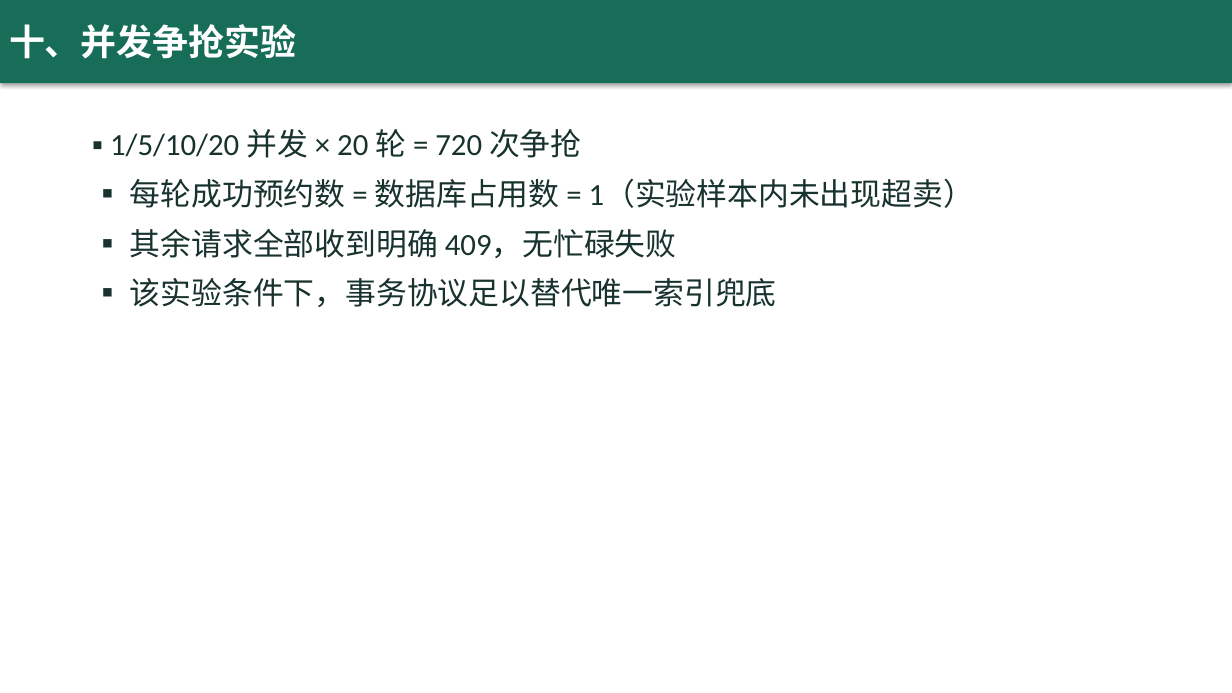
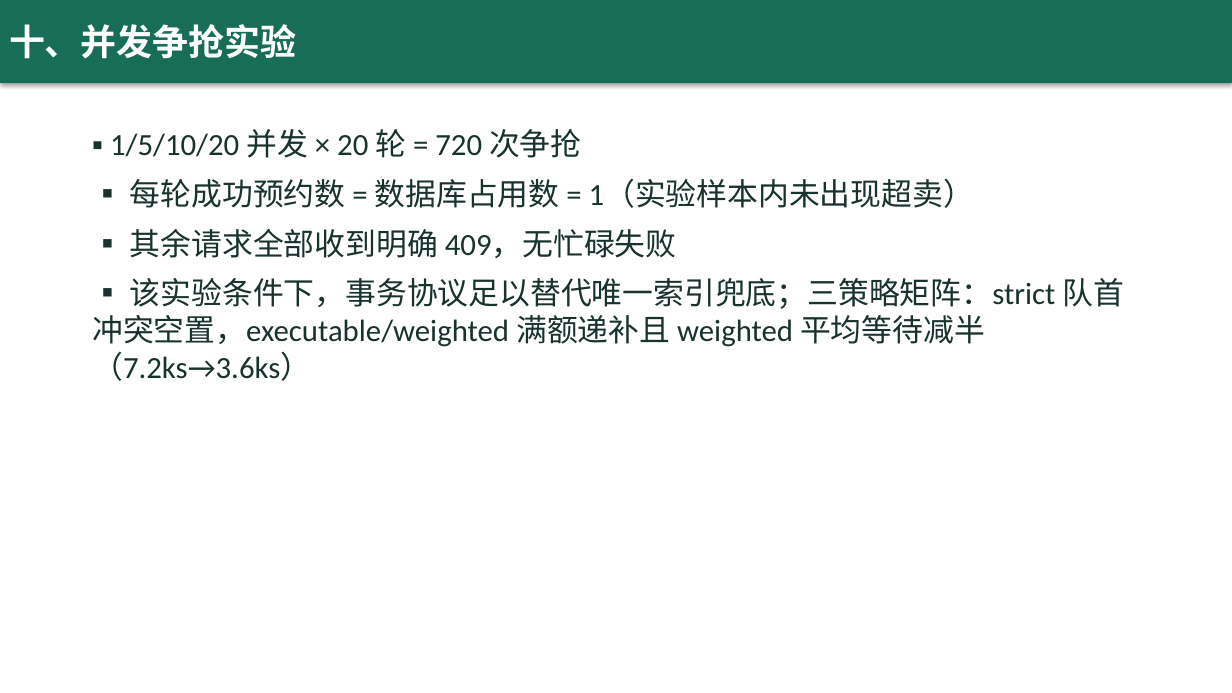
Before and after one commit to yq6666-66/lab-booking-system, a slide deck: slide 11 of docs/thesis/答辩演示.pptx. Drawn at 1232x693 pixels with LibreOffice and Linux fonts; fonts in the diff are those of the drawing. Boxes give left, top, right and bottom in pixels: in the first picture for what was removed or moved away, otherwise in the second. Text is boxed around its words. In the diff, an @@ line names an element or a change of style, - is before the commit and + after.

Commit message:
r27 毕设交付准备：答辩演示脚本补 r25-r26 环节（知情候补/三策略/公平审计）+ v1.15.0 演示库重建与 UAT 五路径走查 + 口径统一（README 74/49/CI 步骤名）+ 仓库卫生（gcov/截图归档/results 解除跟踪）+ 论文矩阵对比图 fig6-1 与调试记录第 9-11 例

```diff
--- a/docs/thesis/答辩演示.pptx
+++ b/docs/thesis/答辩演示.pptx
@@ text at bbox=[92, 278, 1124, 381]: text changed @@
-▪ 该实验条件下，事务协议足以替代唯一索引兜底
+▪ 该实验条件下，事务协议足以替代唯一索引兜底；三策略矩阵：strict 队首冲突空置，executable/weighted 满额递补且 weighted 平均等待减半（7.2ks→3.6ks）
```
Also in this commit, not shown: 3 other slides changed, 40 other files.
